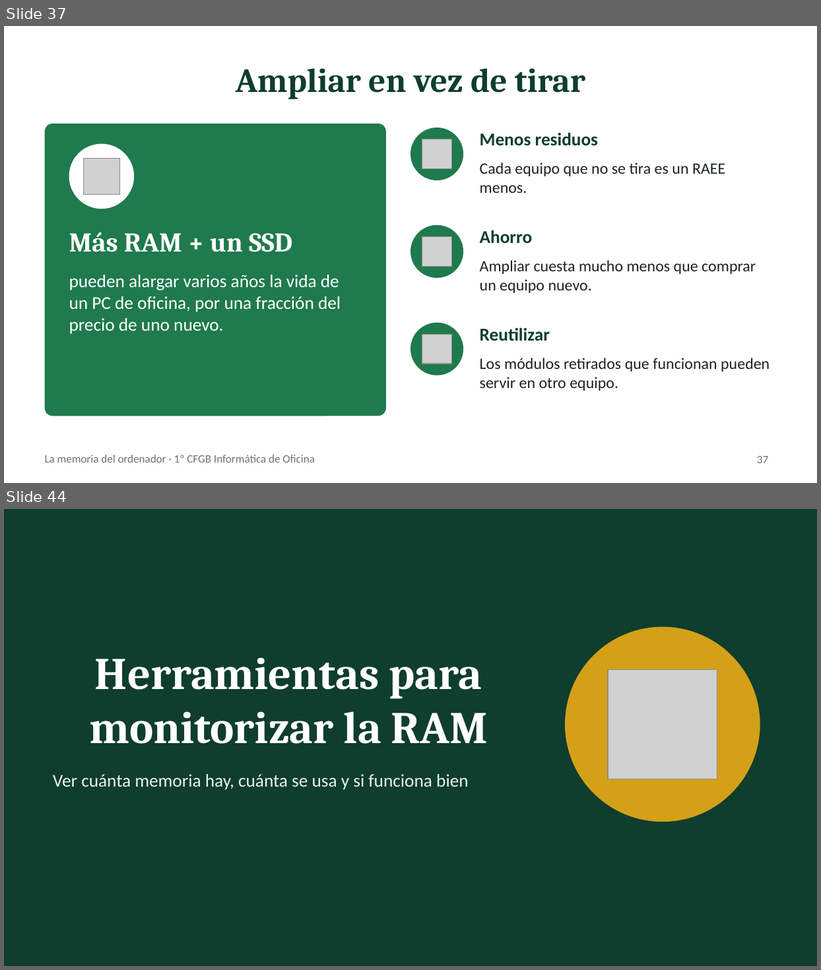
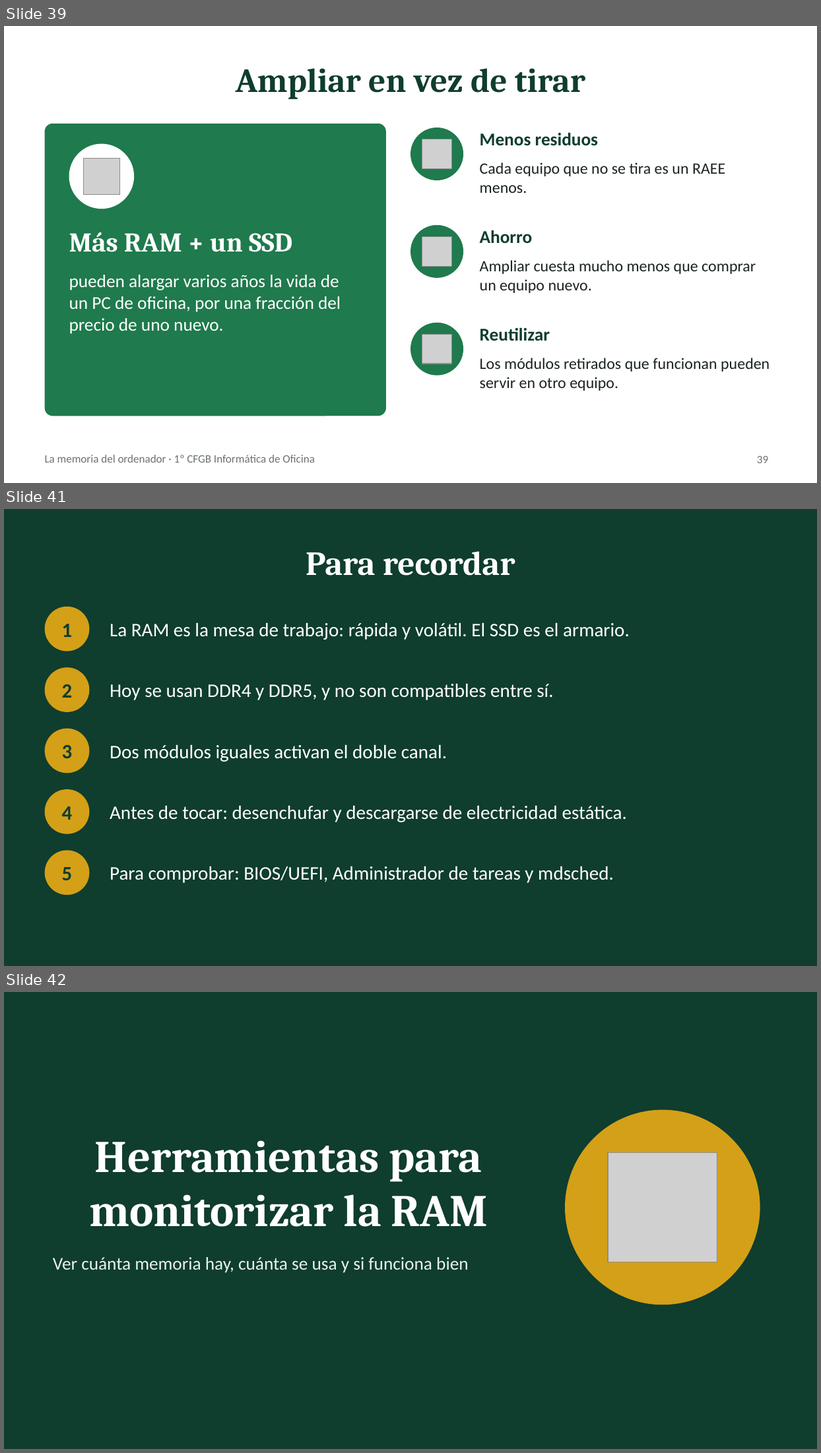
Before and after one commit to fpriesan-web/fpriesan-web.github.io, a slide deck: apuntes/1cfgb-montaje-mantenimiento/tema-3/la-memoria/La_memoria_del_ordenador.pptx. Shown one above the other, each under a label of ours: slides 37 and 44 before the commit, slides 39, 41 and 42 after it; the slides between them are not shown. The pictures are 821x970 and 821x1453 pixels, drawn with LibreOffice and Linux fonts; fonts in the diff are those of the drawing; grey boxes stand for pictures. Boxes give left, top, right and bottom in pixels: in the first picture for what was removed or moved away, otherwise in the second. Text is boxed around its words. In the diff, an @@ line names an element or a change of style, - is before the commit and + after.

```diff
--- a/apuntes/1cfgb-montaje-mantenimiento/tema-3/la-memoria/La_memoria_del_ordenador.pptx
+++ b/apuntes/1cfgb-montaje-mantenimiento/tema-3/la-memoria/La_memoria_del_ordenador.pptx
@@ slide 41 added at bbox=[4, 509, 817, 966], background #0F3D2E @@
@@ title added at bbox=[306, 551, 516, 576], 30 pt, text #FFFFFF, bold @@
+Para recordar
@@ ellipse added at bbox=[45, 607, 89, 652], fill #D4A017 @@
@@ text added at bbox=[62, 624, 73, 637], 18 pt, text #0F3D2E, bold @@
+1
@@ text added at bbox=[110, 623, 630, 640], 17 pt, text #FFFFFF @@
+La RAM es la mesa de trabajo: rápida y volátil. El SSD es el armario.
@@ ellipse added at bbox=[45, 667, 89, 712], fill #D4A017 @@
@@ text added at bbox=[62, 685, 73, 698], 18 pt, text #0F3D2E, bold @@
+2
@@ text added at bbox=[110, 683, 553, 700], 17 pt, text #FFFFFF @@
+Hoy se usan DDR4 y DDR5, y no son compatibles entre sí.
@@ ellipse added at bbox=[45, 729, 89, 773], fill #D4A017 @@
@@ text added at bbox=[62, 745, 73, 759], 18 pt, text #0F3D2E, bold @@
+3
@@ text added at bbox=[110, 745, 447, 762], 17 pt, text #FFFFFF @@
+Dos módulos iguales activan el doble canal.
@@ ellipse added at bbox=[45, 789, 89, 834], fill #D4A017 @@
@@ text added at bbox=[110, 805, 627, 823], 17 pt, text #FFFFFF @@
+Antes de tocar: desenchufar y descargarse de electricidad estática.
@@ text added at bbox=[62, 807, 73, 820], 18 pt, text #0F3D2E, bold @@
+4
@@ ellipse added at bbox=[45, 850, 89, 895], fill #D4A017 @@
@@ text added at bbox=[62, 867, 73, 881], 18 pt, text #0F3D2E, bold @@
+5
@@ text added at bbox=[110, 866, 614, 883], 17 pt, text #FFFFFF @@
+Para comprobar: BIOS/UEFI, Administrador de tareas y mdsched.
@@ what was slide 37 is now slide 39 @@
@@ page number at bbox=[757, 456, 768, 464]: text changed @@
-37
+39
@@ what was slide 44 is now slide 42 @@
```
Also in this commit, not shown: 11 slides changed, 4 other slides added, 13 slides removed, 1 other file.
